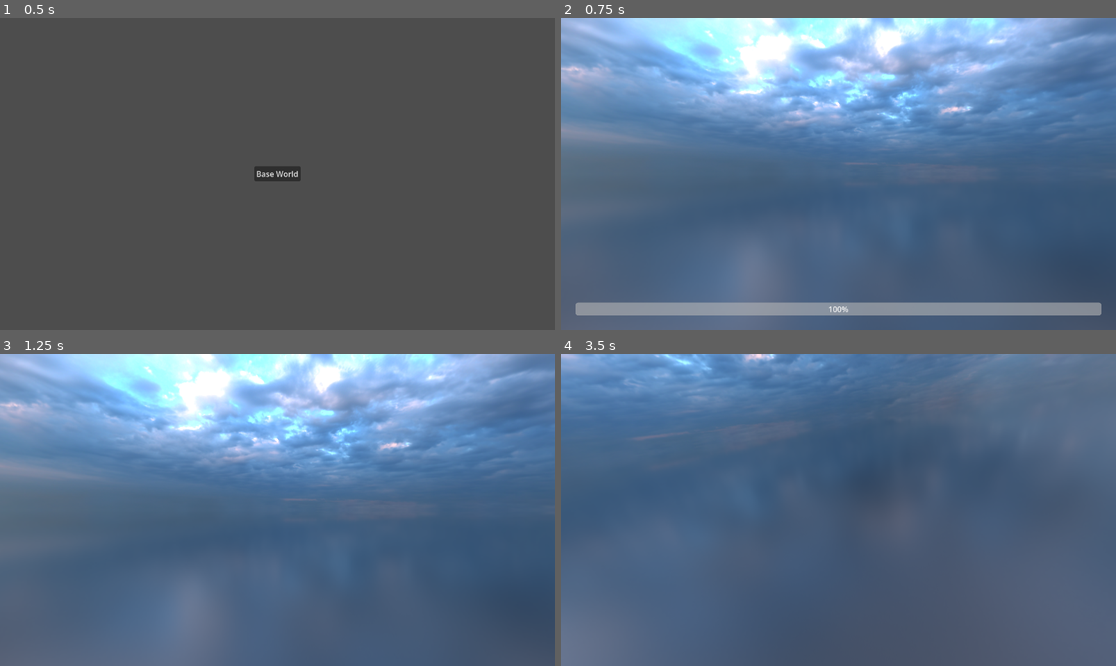
Above: before the commit, frames 1-4 (two rows, left to right).
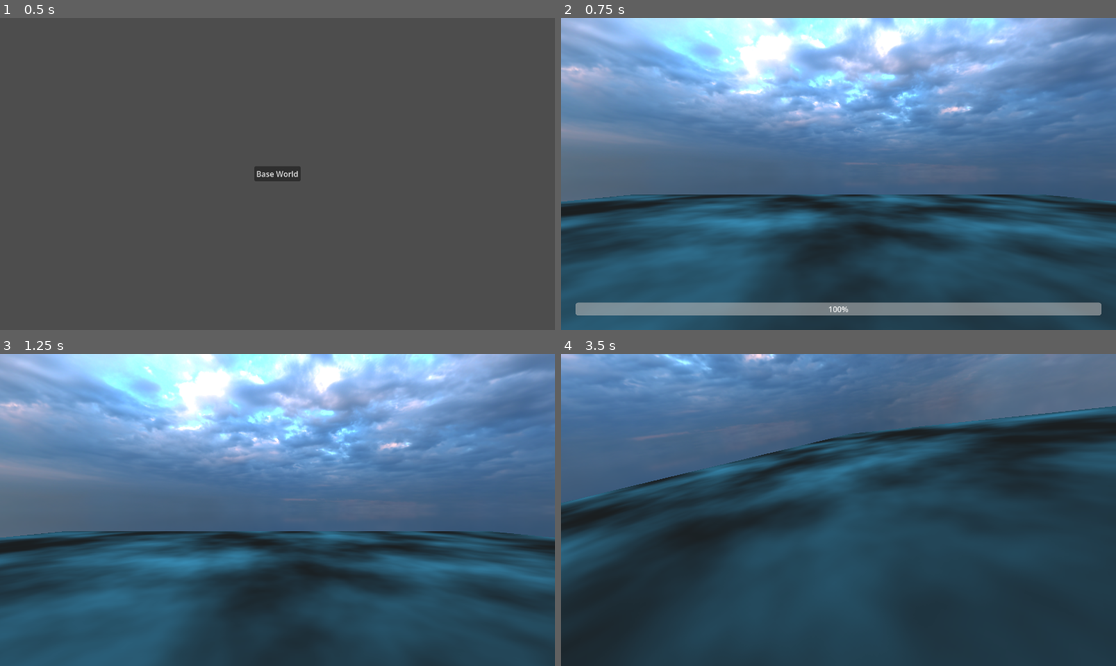
Above: after the commit, the same moments.

Repository: mitch-palczewski/zurd
Game: Godot game, scene res://scenes/ui/loading_screen/boot.tscn
The game is run twice, just before and just after one commit, with the same random seed, the same clock (stepped at 60 frames per second) and the same inputs.
Inputs:
- Up to frame 1 (0.5 s): no input
- Up to frame 2 (0.75 s): click "Base World" at 0.5 s
- Up to frame 3 (1.25 s): no input
- Up to frame 4 (3.5 s): tap Enter at 1.25 s; hold D (move_right) 1.28-2.03 s; tap 1 at 1.35 s; hold S (move_down) 2.03-2.78 s; tap 2 at 2.1 s; hold D (move_right) from 2.78 s (still down); tap 3 at 2.85 s

Frame 1 is identical in both runs. In frame 2, 34% of the frame differs, in the area x 0-100%, y 56-100%; in frame 3, 37%; in frame 4, 68%, in the area x 0-100%, y 16-100%.

Commit message:
feat: Toroidal Game World e.g. World Wrapping

Diff:
--- /dev/null
+++ b/sandbox/test_ground.tscn
@@ -0,0 +1,31 @@
+[gd_scene format=3 uid="uid://bxuwjngngmiju"]
+
+[sub_resource type="BoxShape3D" id="BoxShape3D_35kfv"]
+size = Vector3(200, 1, 200)
+
+[sub_resource type="Gradient" id="Gradient_35kfv"]
+offsets = PackedFloat32Array(0.10526316, 1)
+
+[sub_resource type="FastNoiseLite" id="FastNoiseLite_35kfv"]
+
+[sub_resource type="NoiseTexture2D" id="NoiseTexture2D_pv0mm"]
+noise = SubResource("FastNoiseLite_35kfv")
+color_ramp = SubResource("Gradient_35kfv")
+
+[sub_resource type="StandardMaterial3D" id="StandardMaterial3D_eh7gx"]
+albedo_color = Color(0.23137255, 0.57254905, 0.7058824, 1)
+albedo_texture = SubResource("NoiseTexture2D_pv0mm")
+
+[sub_resource type="PlaneMesh" id="PlaneMesh_35kfv"]
+material = SubResource("StandardMaterial3D_eh7gx")
+size = Vector2(200, 200)
+
+[node name="TestGround" type="Node3D" unique_id=2013099410]
+
+[node name="StaticBody3D" type="StaticBody3D" parent="." unique_id=493951066]
+
+[node name="CollisionShape3D" type="CollisionShape3D" parent="StaticBody3D" unique_id=620850422]
+shape = SubResource("BoxShape3D_35kfv")
+
+[node name="MeshInstance3D" type="MeshInstance3D" parent="StaticBody3D" unique_id=1903109641]
+mesh = SubResource("PlaneMesh_35kfv")
--- a/scenes/ui/menus/main_menu.tscn
+++ b/scenes/ui/menus/main_menu.tscn
@@ -10,7 +10,7 @@
 grow_horizontal = 2
 grow_vertical = 2
 script = ExtResource("1_flhq8")
-world_scene_path = "uid://8u5j2653xk4d"
+world_scene_path = "uid://x0l623new2xy"
 
 [node name="CenterContainer" type="CenterContainer" parent="." unique_id=1854115553]
 layout_mode = 1
--- /dev/null
+++ b/scenes/world/base_world.gd
@@ -0,0 +1,4 @@
+class_name BaseWorld
+extends Node3D
+
+@onready var object_container = $ObjectContainer
--- a/scenes/world/base_world.tscn
+++ b/scenes/world/base_world.tscn
@@ -2,6 +2,10 @@
 
 [ext_resource type="Texture2D" uid="uid://bqwcx5o4ofubv" path="res://assets/_misc/citrus_orchard_road.hdr" id="1_s1lny"]
 [ext_resource type="PackedScene" uid="uid://cp64g6kjwyypa" path="res://sandbox/test_player.tscn" id="2_oh0aj"]
+
+[sub_resource type="GDScript" id="GDScript_rwhoh"]
+script/source = "extends Node3D
+"
 
 [sub_resource type="PanoramaSkyMaterial" id="PanoramaSkyMaterial_sxtq4"]
 panorama = ExtResource("1_s1lny")
@@ -14,10 +18,13 @@
 sky = SubResource("Sky_oh0aj")
 
 [node name="BaseWorld" type="Node3D" unique_id=1406931788]
+script = SubResource("GDScript_rwhoh")
 
 [node name="DirectionalLight3D" type="DirectionalLight3D" parent="." unique_id=1743470536]
 
 [node name="WorldEnvironment" type="WorldEnvironment" parent="." unique_id=1561718671]
 environment = SubResource("Environment_s1lny")
 
-[node name="TestPlayer" parent="." unique_id=426266232 instance=ExtResource("2_oh0aj")]
+[node name="ObjectContainer" type="Node3D" parent="." unique_id=1341661257]
+
+[node name="TestPlayer" parent="ObjectContainer" unique_id=426266232 instance=ExtResource("2_oh0aj")]
--- /dev/null
+++ b/scenes/world/toroidal_world.gd
@@ -0,0 +1,31 @@
+##Toroidal variant of BaseWorld. Wraps object positions across world boundaries.
+class_name ToroidalWorld
+extends BaseWorld
+
+## Half-extents for X and Z axes.
+## Vector2(100, 100) = 200x200 total play region centered at (0,0).
+@export var bounds_xz: Vector2 = Vector2(100.0, 100.0)
+
+func _physics_process(_delta: float) -> void:
+    _wrap_dynamic_objects()
+
+func _wrap_dynamic_objects() -> void:
+    if not object_container:
+        return
+
+    for child in object_container.get_children():
+        if child is RigidBody3D or child is CharacterBody3D:
+            _process_node_wrapping(child)
+
+
+func _process_node_wrapping(node: Node3D) -> void:
+    if not ToroidalUtils.is_out_of_bounds_xz(node.global_position, bounds_xz):
+        return
+    var new_position: Vector3 = ToroidalUtils.wrap_position_xz(node.global_position, bounds_xz)
+
+    if node is RigidBody3D:
+        var node_transform: Transform3D = node.global_transform
+        node_transform.origin = new_position
+        node.global_transform = node_transform
+    else:
+        node.global_position = new_position
--- /dev/null
+++ b/scenes/world/toroidal_world.tscn
@@ -0,0 +1,12 @@
+[gd_scene format=3 uid="uid://x0l623new2xy"]
+
+[ext_resource type="PackedScene" uid="uid://8u5j2653xk4d" path="res://scenes/world/base_world.tscn" id="1_xgj68"]
+[ext_resource type="Script" uid="uid://cbrbxsjoxel3y" path="res://scenes/world/toroidal_world.gd" id="2_rwhoh"]
+[ext_resource type="PackedScene" uid="uid://bxuwjngngmiju" path="res://sandbox/test_ground.tscn" id="3_m11wk"]
+
+[node name="ToroidalWorld" unique_id=1406931788 instance=ExtResource("1_xgj68")]
+script = ExtResource("2_rwhoh")
+bounds_xz = Vector2(100, 100)
+
+[node name="TestGround" parent="." index="3" unique_id=2013099410 instance=ExtResource("3_m11wk")]
+transform = Transform3D(1, 0, 0, 0, 1, 0, 0, 0, 1, 0, -10, 0)
--- /dev/null
+++ b/scripts/utils/toroidal_utils.gd
@@ -0,0 +1,18 @@
+## Static helper functions for 3D toroidal space calculations.
+## Allows for the world to wrap so if you fly straight you will see the same objects repeat.
+class_name ToroidalUtils
+extends RefCounted
+
+
+## Wraps a position vector across X and Z axes using half-extents (Vector2).
+## bounds_xz.x = half-width (X), bounds_xz.y = half-depth (Z).
+static func wrap_position_xz(position: Vector3, bounds_xz: Vector2) -> Vector3:
+    var wrapped: Vector3 = position
+    wrapped.x = wrapf(position.x, -bounds_xz.x, bounds_xz.x)
+    wrapped.z = wrapf(position.z, -bounds_xz.y, bounds_xz.y)
+    return wrapped
+
+
+## Returns true if a position is outside the defined boundary box
+static func is_out_of_bounds_xz(position: Vector3, bounds_xz: Vector2) -> bool:
+    return abs(position.x) > bounds_xz.x or abs(position.z) > bounds_xz.y
Not shown, added: scenes/world/base_world.gd.uid
Not shown, added: scenes/world/toroidal_world.gd.uid
Not shown, added: scripts/utils/toroidal_utils.gd.uid
